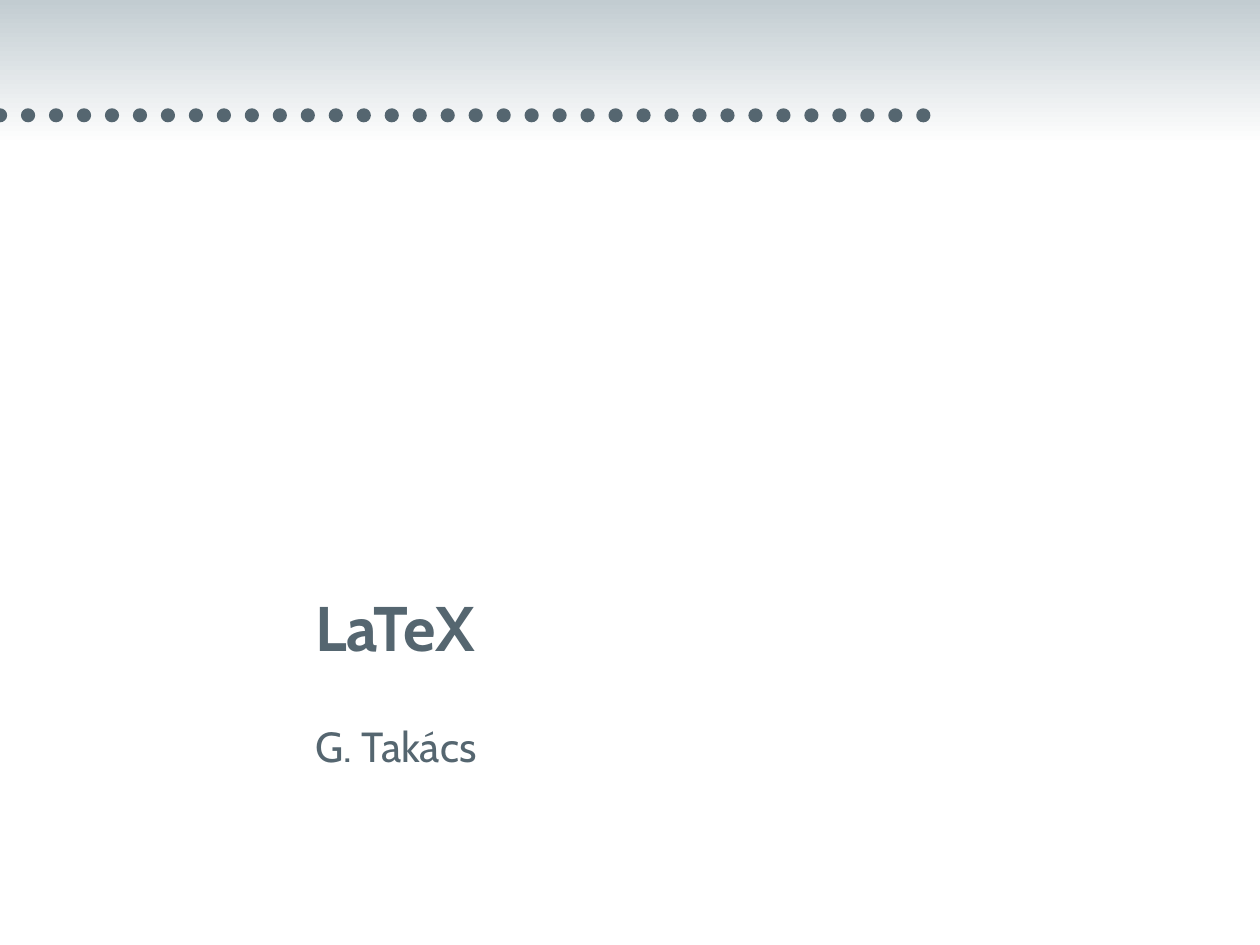
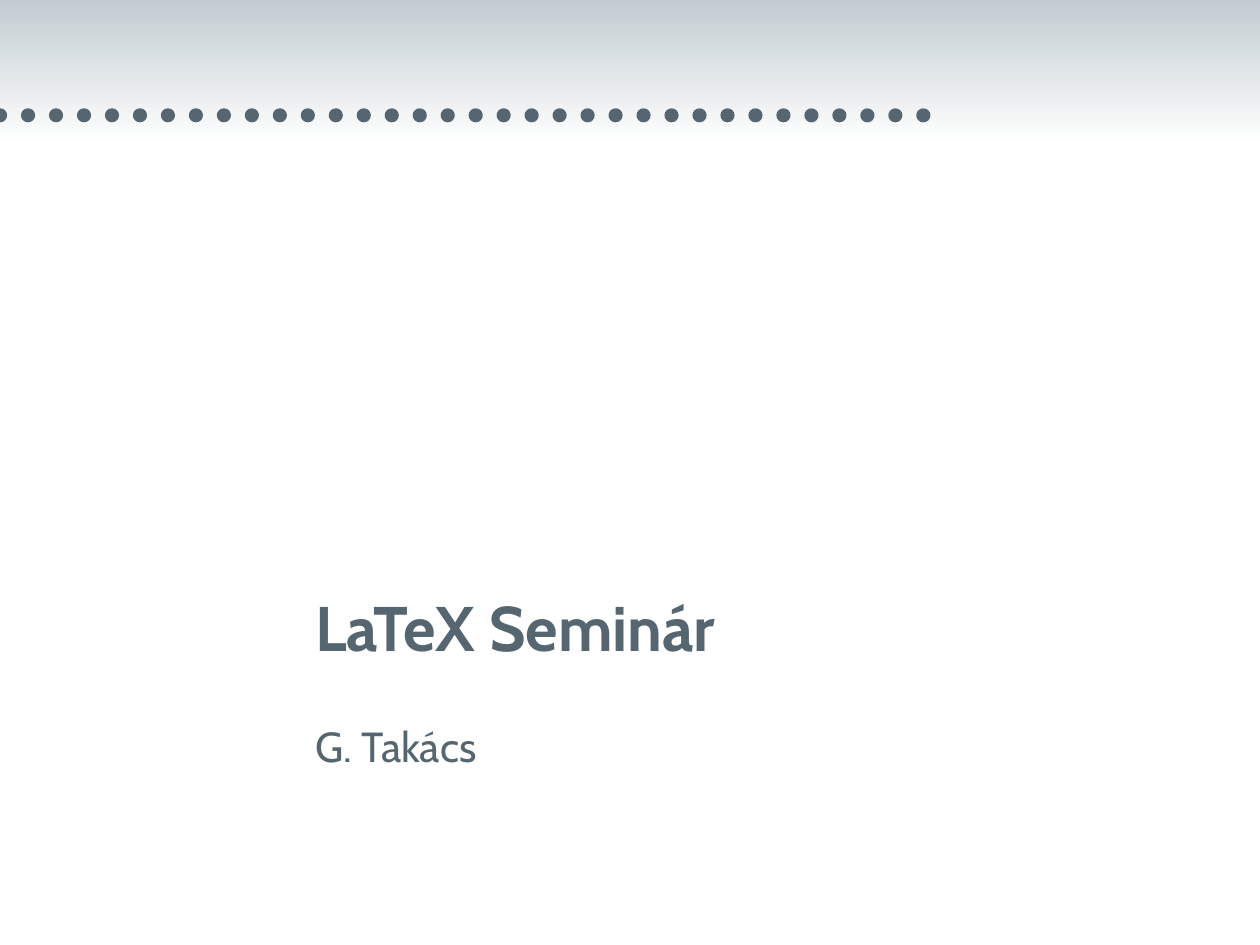
Before and after one commit to gergelytakacs/STU-thesis, a slide deck: slide 1 of tutorial/LaTeX_Takacs.pptx. Drawn at 1260x945 pixels with LibreOffice and Linux fonts; fonts in the diff are those of the drawing; background and template pictures are left out. Boxes give left, top, right and bottom in pixels: in the first picture for what was removed or moved away, otherwise in the second. Text is boxed around its words. In the diff, an @@ line names an element or a change of style, - is before the commit and + after.

```diff
--- a/tutorial/LaTeX_Takacs.pptx
+++ b/tutorial/LaTeX_Takacs.pptx
@@ title at (315,604,715,652): text changed @@
-LaTeX
+LaTeX Seminár
```
Also in this commit, not shown: 48 other slides changed, 41 other files.
